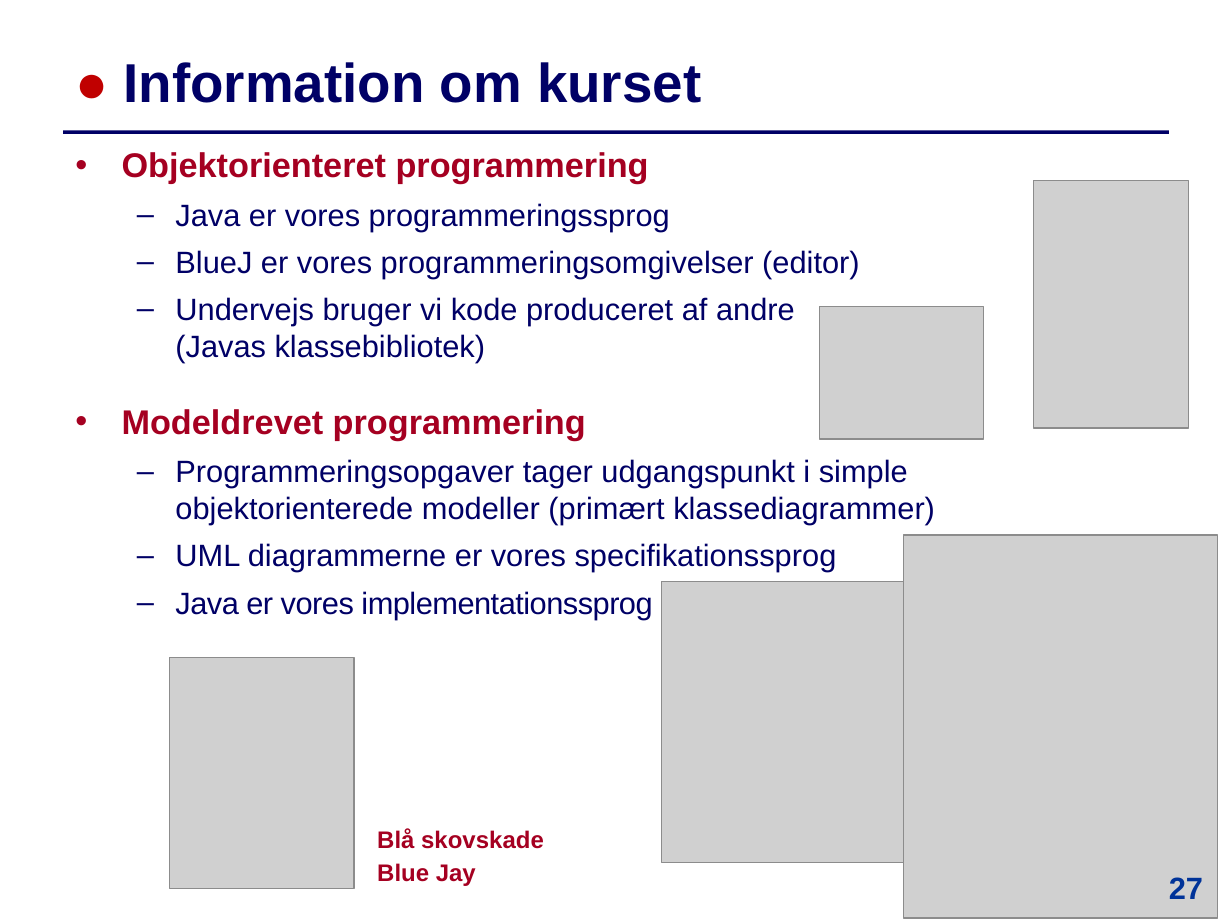
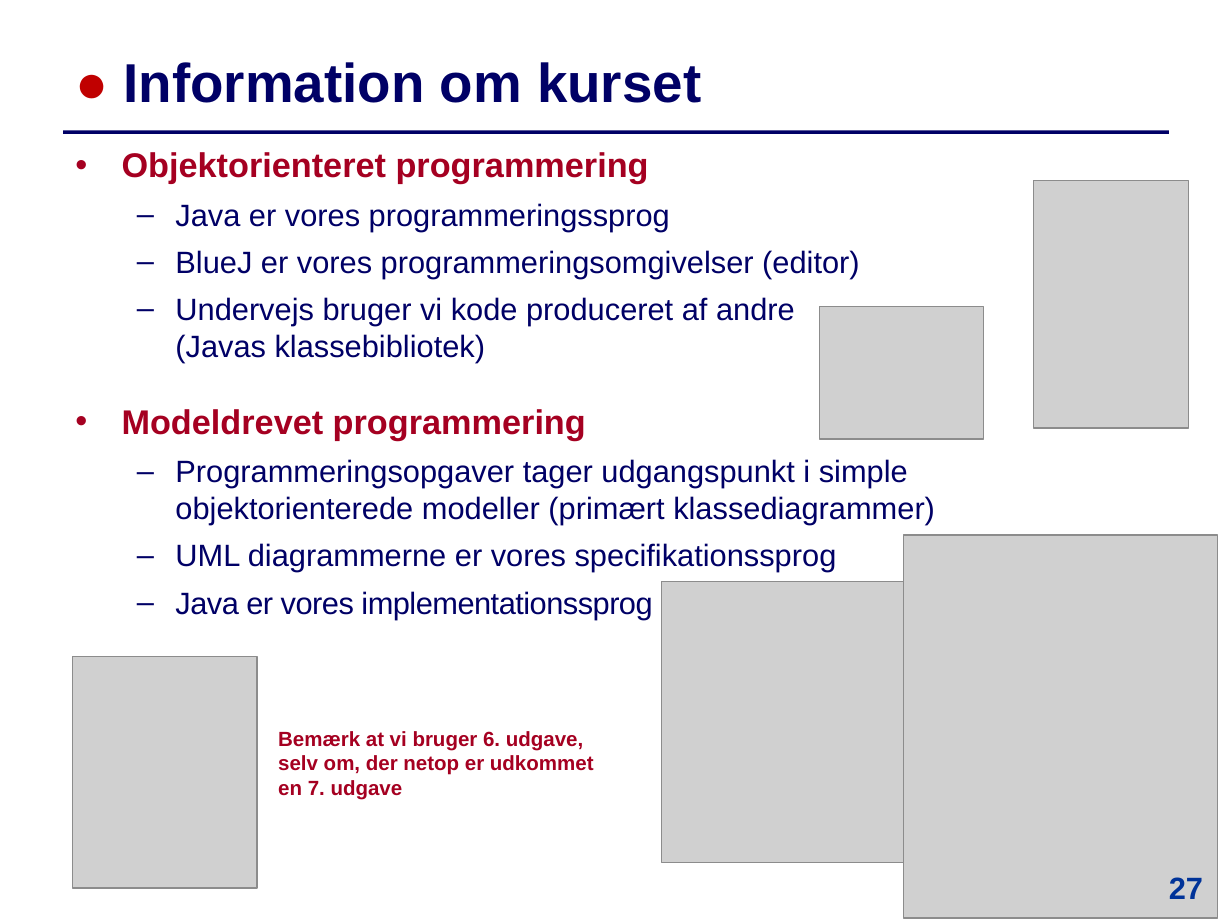
Before and after one commit to IntProgAU/Materiale, a slide deck: slide 27 of web/e25/uge_1a/Slides-Uge1-Mandag.pptx. Drawn at 1232x924 pixels with LibreOffice and Linux fonts; fonts in the diff are those of the drawing; grey boxes stand for pictures. Boxes give left, top, right and bottom in pixels: in the first picture for what was removed or moved away, otherwise in the second. Text is boxed around its words. In the diff, an @@ line names an element or a change of style, - is before the commit and + after.

```diff
--- a/web/e25/uge_1a/Slides-Uge1-Mandag.pptx
+++ b/web/e25/uge_1a/Slides-Uge1-Mandag.pptx
@@ picture: place and size @@
-picture at box(170, 658, 355, 890)
+picture at box(73, 657, 257, 888)
@@ text added at box(278, 731, 594, 800), 12 pt, text #A50021, bold @@
+Bemærk at vi bruger 6. udgave, selv om, der netop er udkommet en 7. udgave
@@ text removed at box(377, 829, 544, 886) @@
-Blå skovskade
-Blue Jay
```
Also in this commit, not shown: 5 other slides changed.
